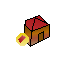
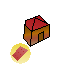
Layers edited between the first and the second (64, 64) image:
removed layer "prod" over bbox(18, 35, 26, 43)
removed layer "prod_bg" over bbox(16, 33, 29, 46)
added layer "Dropped Buffer" above "prodBadge" over bbox(12, 46, 28, 61)
added layer "prodBadge" above "blur" over bbox(10, 43, 31, 64)
